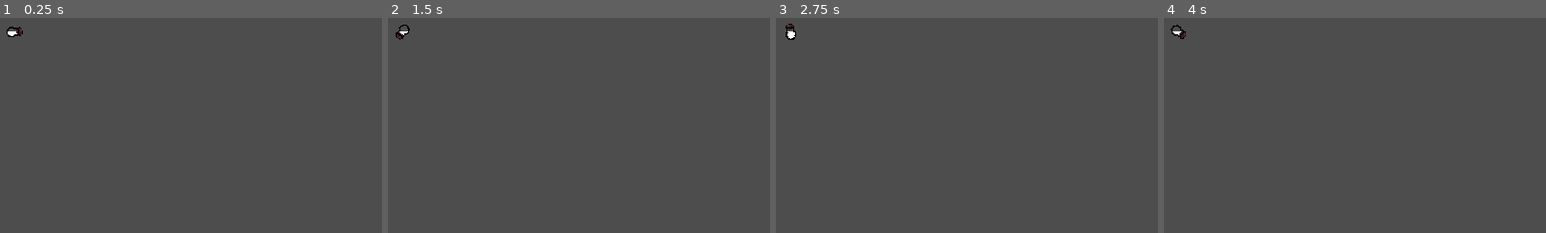
Above: before the commit, frames 1-4 (left to right).
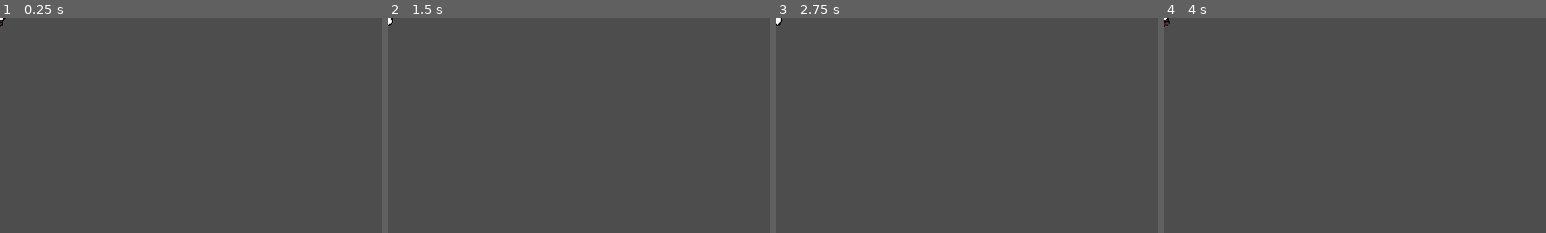
Above: after the commit, the same moments.

Repository: tliam1/PirateSoftwareJam
Game: Godot game, scene res://Scenes/Prefabs/Bottle.tscn
The game is run twice, just before and just after one commit, with the same random seed, the same clock (stepped at 60 frames per second) and the same inputs. The project has no main scene, so this scene is started directly.
Inputs:
- Up to frame 1 (0.25 s): no input
- Up to frame 2 (1.5 s): tap Enter at 0.5 s; tap Space at 1.25 s
- Up to frame 3 (2.75 s): tap Enter at 2 s
- Up to frame 4 (4 s): tap Space at 2.75 s; tap Enter at 3.5 s
The pictures show only the part of the screen within x 0-50%, y 0-50%; the shares and areas given below are measured in that part.

The runs differ from the first frame. In frame 1, 0.2% of the frame differs, in the area x 0-6%, y 0-9%; in frame 2, 0.2%; in frame 3, 0.2%, in the area x 0-6%, y 0-11%; in frame 4, 0.2%.

Commit message:
Spinning_potions

Diff:
--- a/Scenes/Prefabs/Bottle.tscn
+++ b/Scenes/Prefabs/Bottle.tscn
@@ -1,15 +1,25 @@
-[gd_scene load_steps=5 format=3 uid="uid://c6sp1878dtnmi"]
+[gd_scene load_steps=8 format=3 uid="uid://c6sp1878dtnmi"]
 
 [ext_resource type="Texture2D" uid="uid://drqm146a1luib" path="res://Sprites/bottle/BottleContainer1.png" id="1_11u7j"]
 [ext_resource type="Script" path="res://Scripts/Throwables/Bottle.gd" id="1_q8ch1"]
 [ext_resource type="Texture2D" uid="uid://bvmp6eh7u8cw4" path="res://Sprites/bottle/BottleContainer2.png" id="2_m3i6k"]
 [ext_resource type="Texture2D" uid="uid://ci63207gp3mce" path="res://Sprites/bottle/BottleContainer.png" id="2_w26ye"]
+[ext_resource type="Shader" path="res://Shaders/Bottle.gdshader" id="4_k3a2g"]
+
+[sub_resource type="ShaderMaterial" id="ShaderMaterial_xu5kh"]
+shader = ExtResource("4_k3a2g")
+shader_parameter/height = 3.0
+shader_parameter/frequency = 1.0
+shader_parameter/speed = 10.0
+
+[sub_resource type="CapsuleShape2D" id="CapsuleShape2D_5qxoj"]
+radius = 6.0
+height = 22.0
 
 [node name="RigidBody2D" type="RigidBody2D"]
-position = Vector2(22, 21)
 gravity_scale = 0.0
 script = ExtResource("1_q8ch1")
-fillPercent = 0.819
+fillPercent = 0.75
 
 [node name="Bottle" type="Sprite2D" parent="."]
 texture = ExtResource("1_11u7j")
@@ -20,6 +30,7 @@
 
 [node name="Fluid" type="Sprite2D" parent="FluidMask"]
 show_behind_parent = true
+material = SubResource("ShaderMaterial_xu5kh")
 texture = ExtResource("2_w26ye")
 centered = false
 offset = Vector2(-32, 0)
@@ -38,3 +49,6 @@
 
 [node name="MinFill" type="Marker2D" parent="."]
 position = Vector2(0, 10)
+
+[node name="CollisionShape2D" type="CollisionShape2D" parent="."]
+shape = SubResource("CapsuleShape2D_5qxoj")
--- a/Scripts/Throwables/Bottle.gd
+++ b/Scripts/Throwables/Bottle.gd
@@ -11,33 +11,44 @@
 #hidden
 var potionHeight
 var potionWidth
+var target : Vector2 = Vector2.ZERO
 
 
 # Called when the node enters the scene tree for the first time.
 func _ready():
 	potionHeight = reference_rect.get_rect().size.y
 	potionWidth = reference_rect.get_rect().size.x
+	angular_velocity = 15
 	pass # Replace with function body.
 
 
 # Called every frame. 'delta' is the elapsed time since the previous frame.
 func _process(delta):
 	fluid.global_rotation = 0
-	angular_velocity = 7
-
+	angular_velocity = lerp(angular_velocity, 0.0, 0.2 * delta)
 	var rotHeight : Vector2 = get_rotated_height()
 	rotHeight = rotHeight.normalized()
-	var shrinkPercent = abs(rotHeight.x) * abs(rotHeight.x) # accounts for rotated potion x-component
+	var shrinkPercent = abs(rotHeight.x) # accounts for rotated potion x-component
+	var normalized_angle = wrapf(global_rotation, 0, 2 * PI)
+	# Use the y-component for height adjustment when the bottle is upside down
+	if normalized_angle > PI / 2 and normalized_angle < 3 * PI / 2:
+		shrinkPercent = 1.0 - shrinkPercent
+
 	var maxHeightOffset = maxFillShrinkAmount * shrinkPercent
 	var minHeightOffset = minFillShrinkAmount * shrinkPercent
-	var adjustedMaxFill : Vector2 = max_fill.position + maxHeightOffset
-	var adjustMinFill : Vector2  = min_fill.position - minHeightOffset
+	var adjustedMaxFill: Vector2 = max_fill.position + maxHeightOffset
+	var adjustMinFill: Vector2 = min_fill.position - minHeightOffset
 
 	fluid.global_position = global_position
-	fluid.global_position += adjustedMaxFill.lerp(adjustMinFill, 1-fillPercent)
+	# fluid.global_position += adjustedMaxFill.lerp(adjustMinFill, 1 - fillPercent)
 
+	if normalized_angle > PI / 2 and normalized_angle < 3 * PI / 2:
+		target = target.lerp(adjustedMaxFill.lerp(adjustedMaxFill*1.45, 1 - fillPercent), delta * 4)
+	else:
+		target = target.lerp(adjustedMaxFill.lerp(adjustMinFill, 1 - fillPercent), delta * 4)
+	fluid.global_position += target
 	pass
 
 
 func get_rotated_height() -> Vector2:
-	return (Vector2.RIGHT * potionHeight).rotated(global_rotation)
+	return (Vector2.UP * potionHeight).rotated(global_rotation)
--- /dev/null
+++ b/Shaders/Bottle.gdshader
@@ -0,0 +1,10 @@
+shader_type canvas_item;
+
+uniform float height : hint_range(0.0, 20.0) = 3.0;
+uniform float frequency : hint_range(0.0, 100.0) = 20.0;
+uniform float speed : hint_range(0.0, 10.0) = 3.0;
+
+void vertex() {
+    // Only apply the wave effect to the upper part of the sprite
+    VERTEX.y += height * sin((frequency * UV.x) + (speed * TIME));
+}
